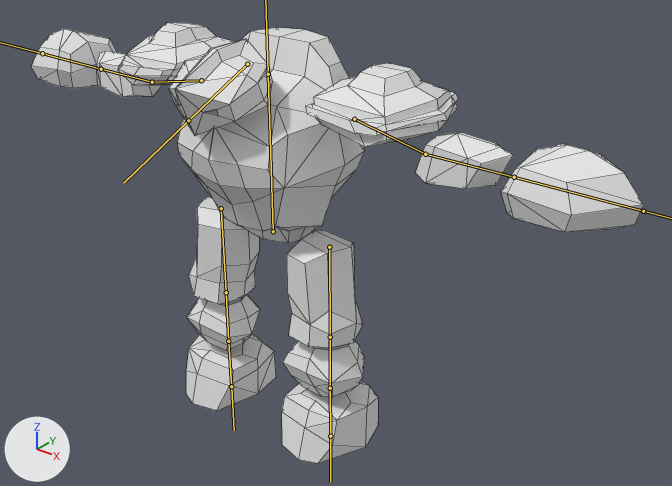
Two versions of the FBX model Assets/Raw/Golem_fbx.fbx, one commit apart.
Rendered twice from a 50 mm camera at (7.52, -8.18, 7.99) aimed at (0.66, 0.4, 2.67). The axes (+X, +Y, +Z) are drawn at lower left. The lights are the same throughout. The bones that bend it are drawn over the model as lines. Mesh edges are drawn as thin lines.
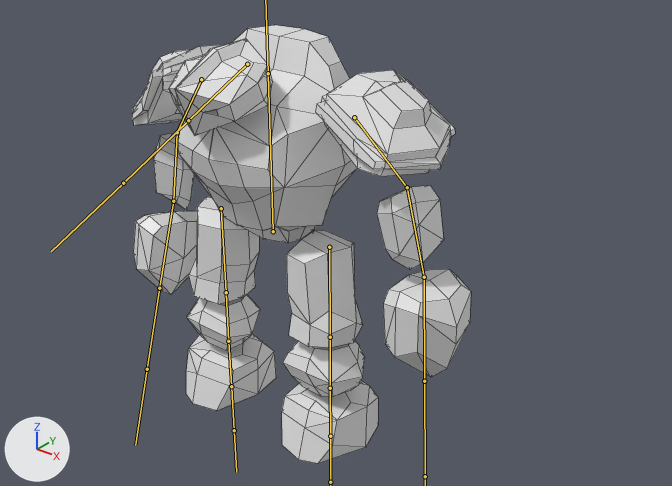
The newer file adds an action. The first version stands in its rest pose; the second is drawn at frame 117 of the action 'Armature|Armature|Armature|idle|Armature|idle'.

Location of each change, [x1, y1, x2, y2] in pixels of the pictures (672 x 486 px):
'Cube', posed (45% narrower)
    before: [31, 23, 644, 463]
    after: [132, 25, 471, 463]
bone 'Bone.003', root to tip
    before: (354, 119) to (425, 154)
    after: (354, 117) to (407, 187)
bone 'Bone.004', root to tip
    before: (425, 154) to (514, 177)
    after: (407, 187) to (424, 277)
bone 'Bone.005', root to tip
    before: (514, 177) to (643, 211)
    after: (424, 277) to (424, 381)
bone 'Bone.006', root to tip
    before: (201, 80) to (152, 82)
    after: (201, 79) to (177, 132)
bone 'Bone.007', root to tip
    before: (152, 82) to (101, 69)
    after: (177, 132) to (173, 201)
bone 'Bone.008', root to tip
    before: (101, 69) to (42, 53)
    after: (173, 201) to (159, 288)

What the commit changed:
Bone 'Bone.003' (bone_bone_003) moves from (0.0, 0.0, 0.0) to (0.0, 0.0, 0.01).
Bone 'Bone.003' (bone_bone_003) turns from (0, 0, 0) to (-30, 0, 0) degrees about its own x, y and z.
Bone 'Bone.004' (bone_bone_004) turns from (0, 0, 0) to (48, -161, -20) degrees about its own x, y and z.
Bone 'Bone.005' (bone_bone_005) turns from (0, 0, 0) to (-9, 163, 4) degrees about its own x, y and z.
Bone 'Bone.006' (bone_bone_006) moves from (0.0, 0.0, 0.0) to (0.01, 0.0, -0.01).
Bone 'Bone.006' (bone_bone_006) turns from (0, 0, 0) to (40, -6, 17) degrees about its own x, y and z.
Bone 'Bone.007' (bone_bone_007) turns from (0, 0, 0) to (38, 157, 17) degrees about its own x, y and z.
Bone 'Bone.008' (bone_bone_008) turns from (0, 0, 0) to (3, -144, -13) degrees about its own x, y and z.
